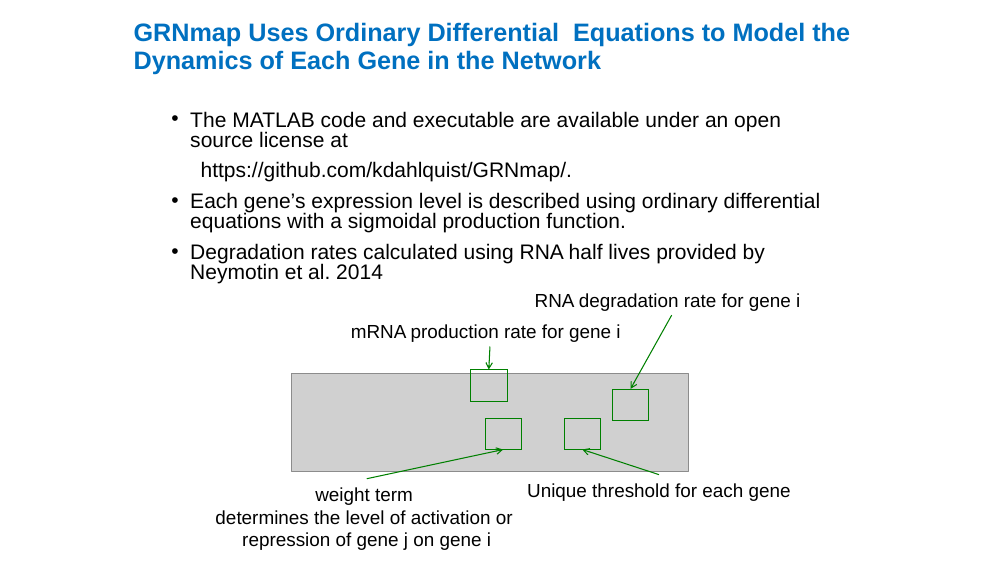
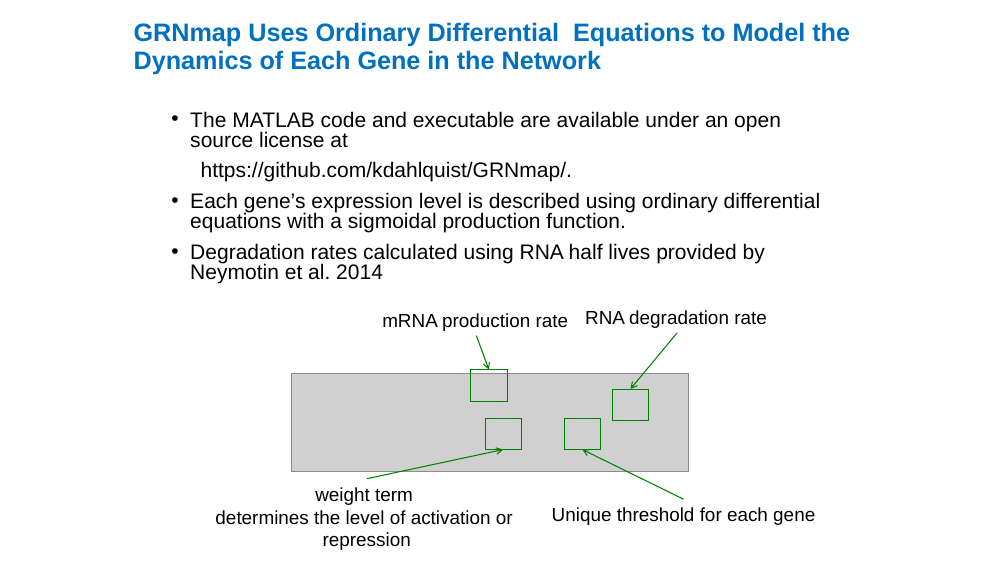
Before and after one commit to kdahlquist/GRNmap, a slide deck: slide 12 of documents/presentations/LMUURS17_NEW.pptx. Drawn at 1008x567 pixels with LibreOffice and Linux fonts; fonts in the diff are those of the drawing; grey boxes stand for pictures. Boxes give left, top, right and bottom in pixels: in the first picture for what was removed or moved away, otherwise in the second. Text is boxed around its words. In the diff, an @@ line names an element or a change of style, - is before the commit and + after.

```diff
--- a/documents/presentations/LMUURS17_NEW.pptx
+++ b/documents/presentations/LMUURS17_NEW.pptx
@@ text at [382,313,569,331]: text changed @@
-mRNA production rate for gene i
+mRNA production rate
@@ text at [585,310,767,328]: text changed @@
-RNA degradation rate for gene i
+RNA degradation rate
@@ arrow moved from (490, 346) - (489, 370) to (476, 336) - (489, 370) @@
@@ arrow moved from (672, 315) - (631, 389) to (678, 333) - (631, 389) @@
@@ arrow moved from (659, 475) - (582, 450) to (684, 499) - (582, 450) @@
@@ text "Unique threshold for each gene": place and size @@
-text "Unique threshold for each gene" at [527,483,791,501]
+text "Unique threshold for each gene" at [552,507,815,525]
@@ text at [323,532,411,550]: text changed @@
-repression of gene j on gene i
+repression
```
Also in this commit, not shown: 4 other slides changed.
